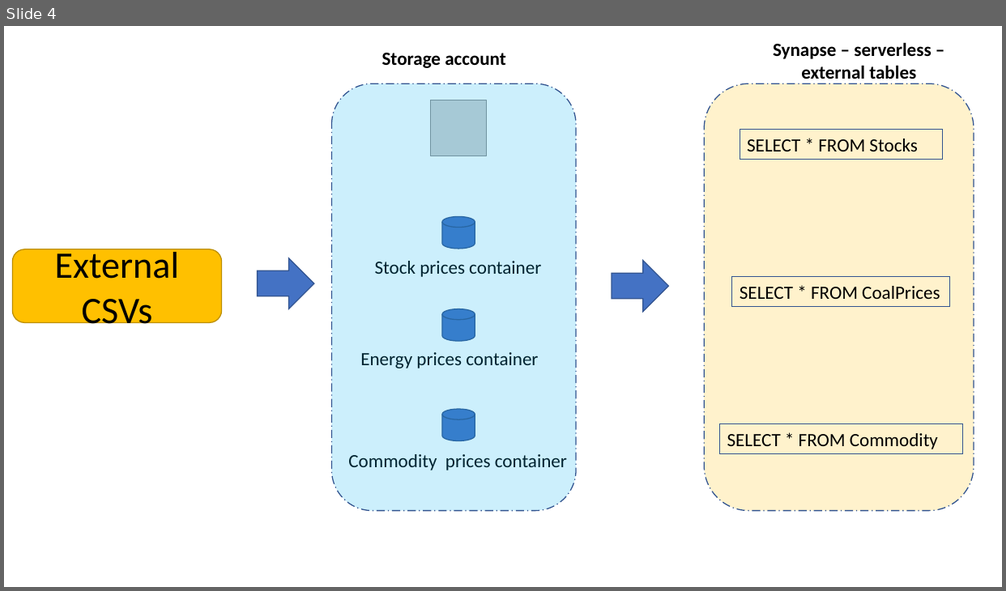
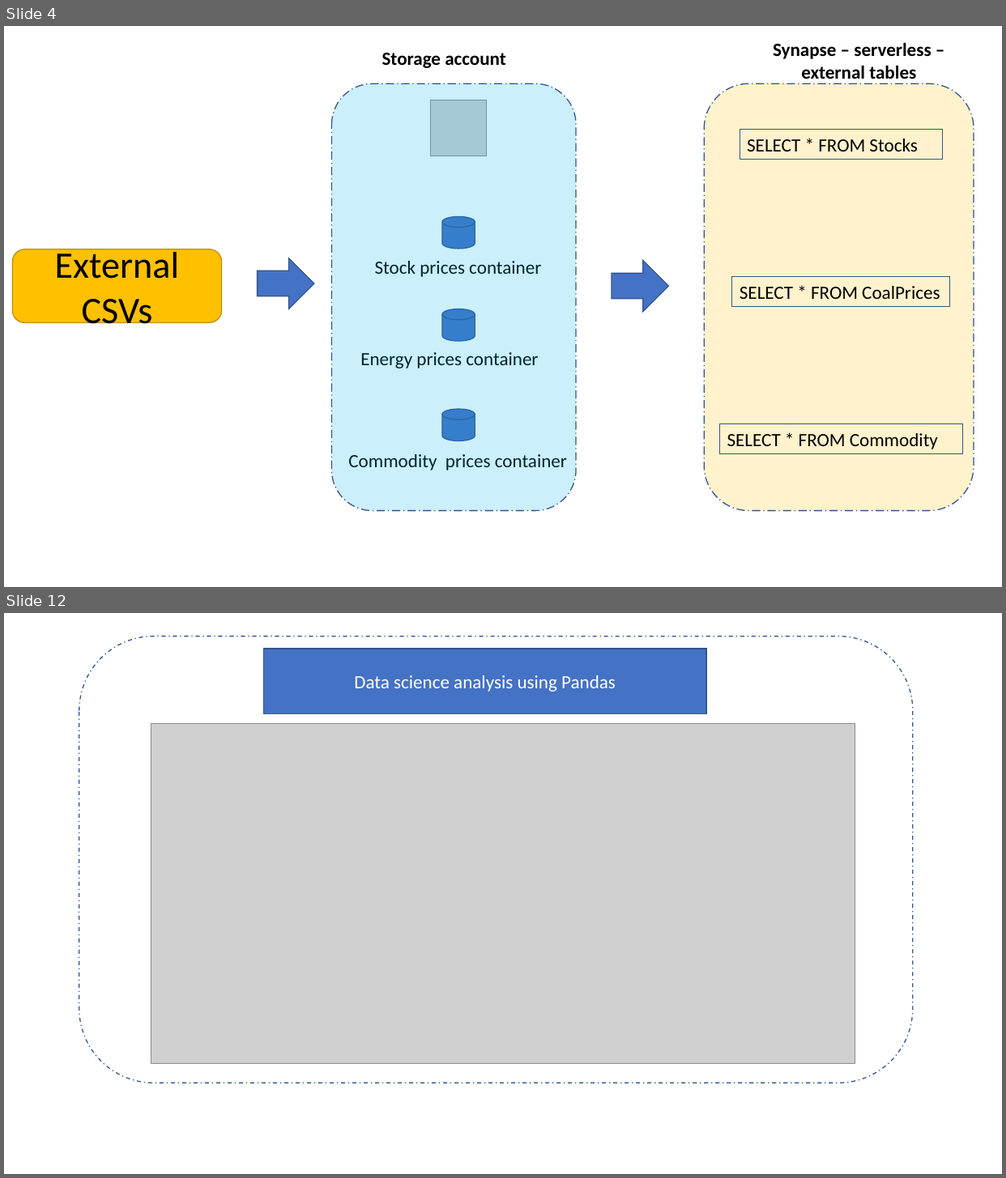
Before and after one commit to sdg002/AzureTrials, a slide deck: synapse-sqlviews-integrationtesting/docs/Synapse-Presentation1.pptx. Shown one above the other, each under a label of ours: slide 4 before the commit, slides 4 and 12 after it; the slides between them are not shown. The pictures are 1006x591 and 1006x1178 pixels, drawn with LibreOffice and Linux fonts; fonts in the diff are those of the drawing; grey boxes stand for pictures. Boxes give left, top, right and bottom in pixels: in the first picture for what was removed or moved away, otherwise in the second. Text is boxed around its words. In the diff, an @@ line names an element or a change of style, - is before the commit and + after.

```diff
--- a/synapse-sqlviews-integrationtesting/docs/Synapse-Presentation1.pptx
+++ b/synapse-sqlviews-integrationtesting/docs/Synapse-Presentation1.pptx
@@ slide 12 added at (4,613,1002,1174), background #FFFFFF @@
@@ rounded rectangle added at (79,636,913,1083), outline #325491 1 pt dashed @@
@@ rectangle added at (264,649,706,714), fill #4472C4, outline #325491 1 pt, 18 pt, text #FFFFFF @@
+Data science analysis using Pandas
@@ picture added at (151,724,855,1063) @@
```
Also in this commit, not shown: 7 other slides added, 9 other files.
